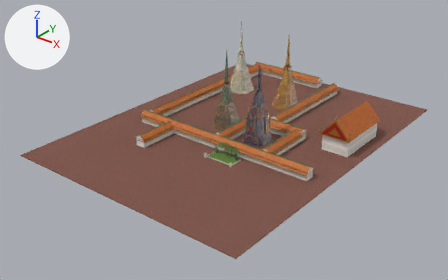
The glTF model public/models/wat-pho.glb: old version first, new version second.
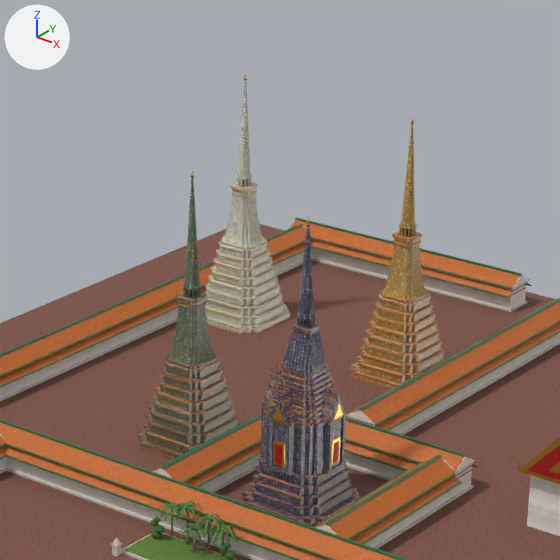
Each version is shown whole from a camera (50 mm lens) standing at (161.0, -228.0, 136.0) and looking at (-15.0, -8.0, 0.0), then close up on the part from 38% to 74% of the width and 0% to 57% of the height. Lighting does not change. The marker at upper left points along +X, +Y and +Z. The last two pictures show the newer version. Vertices at exactly the same position are counted once.

Objects in the first close-up: 'WatPho'.
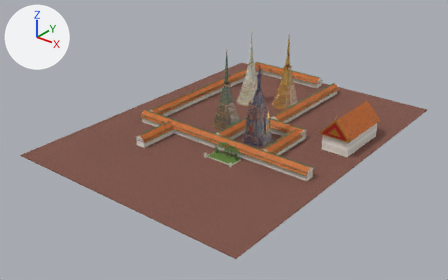
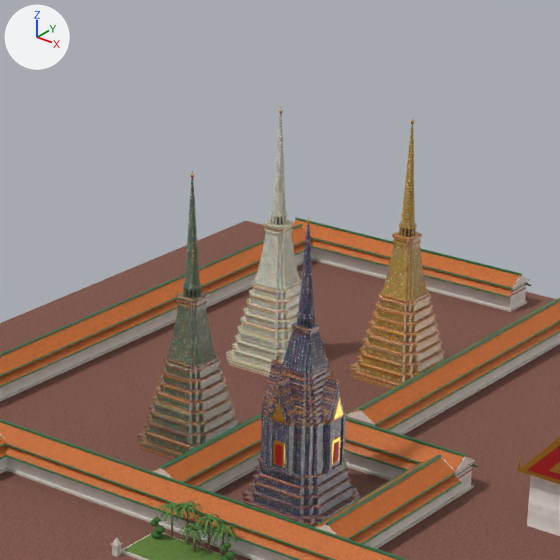
Diff of the bpy script that builds the scene:
```diff
--- a/public/models/wat-pho.glb.py
+++ b/public/models/wat-pho.glb.py
@@ me_watpho @@
 me_watpho.from_pydata(...)  # 19644 vertices, 37832 faces; spans x -80.0..50.0, y -82.0..92.0, z 0.0..42.0
 # used by ob_watpho; location = (0.0, 0.0, 0.0)
+# me_watpho part 1: the loose piece of 1620 vertices spanning x -57.0..-43.0, y 45.0..59.0, z 0.0..23.0 is moved by (16.0, -12.0, 0.0)
+# me_watpho part 2: the loose piece of 33 vertices spanning x -51.0..-49.0, y 51.0..53.0, z 25.0 is moved by (16.0, -12.0, 0.0)
+# me_watpho part 3: the loose piece of 1873 vertices spanning x -51.0..-49.0, y 51.0..53.0, z 25.0..41.0 is moved by (16.0, -12.0, 0.0)
+# me_watpho part 4: the loose piece of 38 vertices spanning x -2.0..2.0, y -6.0..-4.0, z 14.0..19.0 is moved by (0.0, 0.0, 1.0)
+# me_watpho part 5: the loose piece of 38 vertices spanning x 4.0..6.0, y -2.0..2.0, z 14.0..19.0 is moved by (0.0, 0.0, 1.0)
+# me_watpho part 6: the loose piece of 38 vertices spanning x -6.0..-4.0, y -2.0..2.0, z 14.0..19.0 is moved by (0.0, 0.0, 1.0)
+# me_watpho part 7: 112 of the vertices in x -6.0..6.0, y -6.0..6.0, z 16.0..18.0 are moved by (0.0, 0.0, 1.0)
+# me_watpho part 8: 86 of the vertices in x -51.0..-49.0, y 51.0..53.0, z 23.0..42.0 are moved by (16.0, -12.0, 0.0)
 me_watpho.materials.append(mat_watpho_m_blue)
```

Pixel boxes (x1, y1, x2, y2) of what changed, in the close-ups (560 x 560 px; the box of a moved part takes in the faces that stretch with it):
'WatPho', reshaped
    before: (0, 74, 560, 560)
    after: (0, 110, 560, 560)
part 1 of me_watpho, moved or reshaped
    before: (205, 183, 290, 333)
    after: (226, 220, 326, 377)
part 2 of me_watpho, moved or reshaped
    before: (236, 175, 252, 180)
    after: (270, 213, 288, 218)
part 3 of me_watpho, moved or reshaped
    before: (237, 80, 252, 178)
    after: (271, 114, 287, 216)
part 4 of me_watpho, moved or reshaped
    before: (269, 387, 297, 423)
    after: (269, 377, 297, 423)
part 5 of me_watpho, moved or reshaped
    before: (320, 385, 344, 421)
    after: (320, 376, 344, 421)
part 6 of me_watpho, moved or reshaped
    before: (264, 369, 280, 402)
    after: (263, 360, 283, 402)
part 7 of me_watpho, moved or reshaped
    before: (268, 375, 341, 410)
    after: (269, 369, 341, 407)
part 8 of me_watpho, moved or reshaped
    before: (243, 74, 247, 186)
    after: (274, 110, 282, 224)
